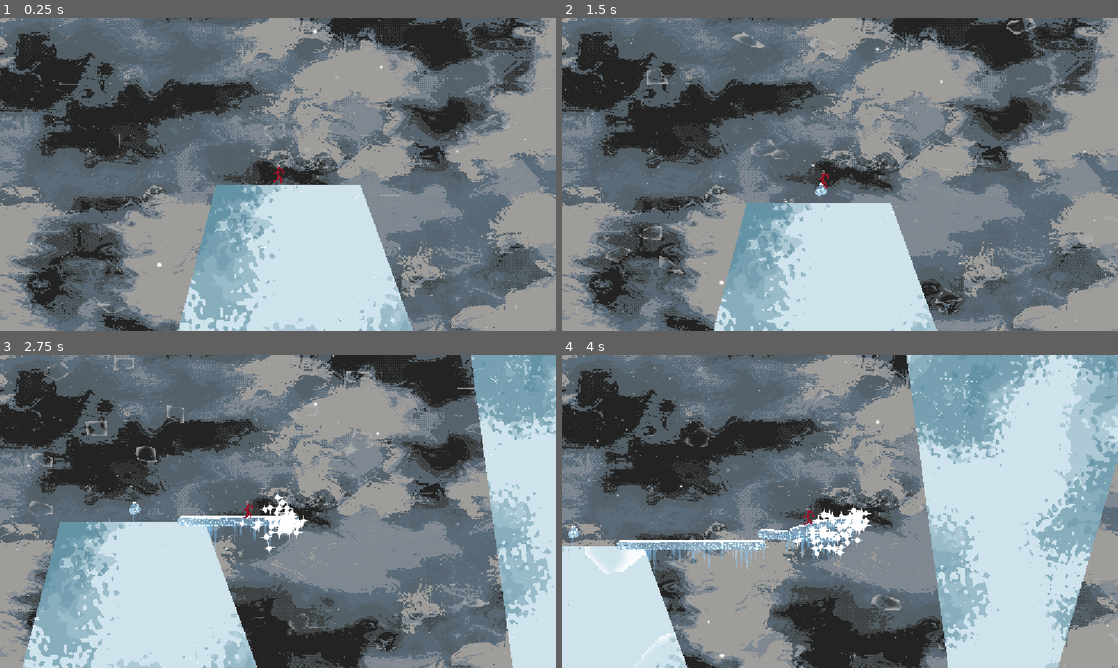
Above: before the commit, frames 1-4 (two rows, left to right).
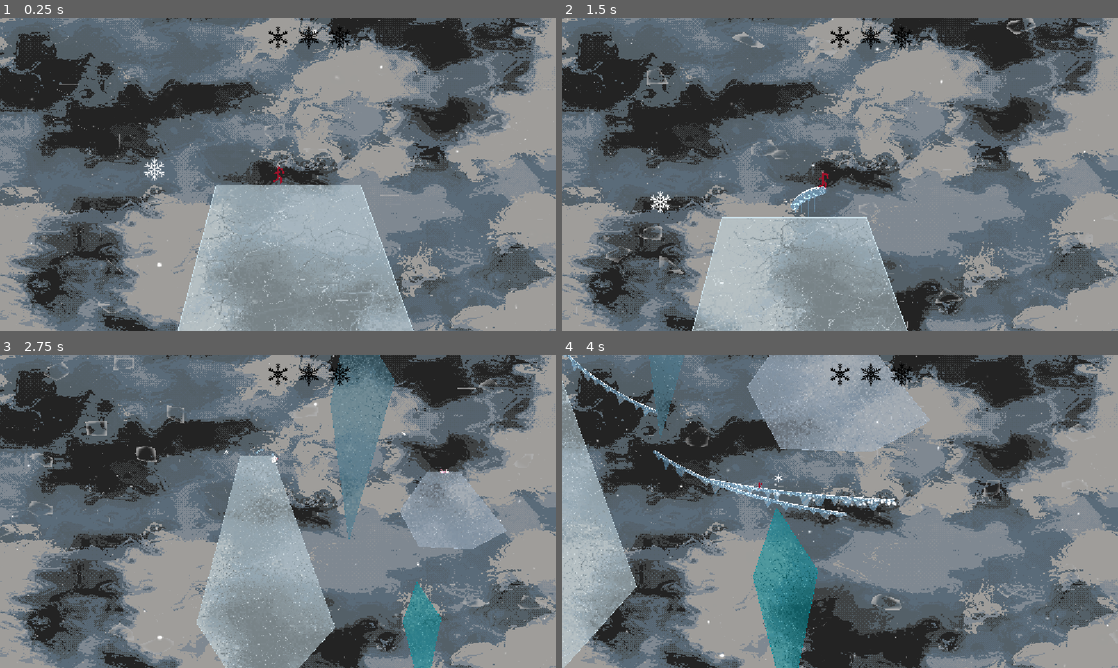
Above: after the commit, the same moments.

Repository: Zepeacedust/snow-game
Game: Godot game, scene res://levels/test_level.tscn
Two runs of this game, one before a commit and one after it. Both use one fixed random seed, a clock stepped at 60 frames per second and the inputs below. This scene is started directly instead of the project's main scene.
Inputs:
- Up to frame 1 (0.25 s): no input
- Up to frame 2 (1.5 s): hold Shift (bridge) 0.53-1.28 s; hold Right (right) from 0.53 s (still down); tap Space (jump) at 0.77 s; tap Shift (bridge) at 1.35 s
- Up to frame 3 (2.75 s): tap Space (jump) at 1.52 s; release Right (right) at 2.03 s; hold Left (left) from 2.03 s (still down); hold Shift (bridge) from 2.03 s (still down)
- Up to frame 4 (4 s): release Left (left) at 2.78 s; release Shift (bridge) at 2.78 s; hold Right (right) from 2.78 s (still down); tap Shift (bridge) at 2.85 s; tap Space (jump) at 3.02, 3.77 s; hold Shift (bridge) from 3.53 s (still down)

The runs differ from the first frame. In frame 1, 15% of the frame differs, in the area x 25-75%, y 2-100%; in frame 2, 15%; in frame 3, 44%; in frame 4, 54%, in the area x 0-100%, y 0-100%.

Commit message:
cOLLECTABLES

Diff:
--- /dev/null
+++ b/level objects/collectable.gd
@@ -0,0 +1,19 @@
+extends Sprite2D
+
+@export var holder : Sprite2D
+@export var speed : float
+var collected : bool = false
+
+func _ready() -> void:
+	holder.texture = texture
+
+func _process(_delta: float) -> void:
+	if collected:
+		holder.modulate = lerp(holder.modulate,Color(1.0, 1.0, 1.0, 1.0),speed)
+		holder.scale = lerp(holder.scale, Vector2.ONE *.9, speed)
+
+
+func _on_area_2d_body_shape_entered(_body_rid: RID, _body: Node2D, _body_shape_index: int, _local_shape_index: int) -> void:
+	if not collected:
+		collected = true
+		visible = false
--- /dev/null
+++ b/level objects/collectable.tscn
@@ -0,0 +1,25 @@
+[gd_scene format=3 uid="uid://ckf0m4a171j81"]
+
+[ext_resource type="Texture2D" uid="uid://1dc154we0kj2" path="res://snowflakes.png" id="1_f7y1q"]
+[ext_resource type="Script" uid="uid://clymawuee50a6" path="res://level objects/collectable.gd" id="2_f7y1q"]
+
+[sub_resource type="AtlasTexture" id="AtlasTexture_f7y1q"]
+atlas = ExtResource("1_f7y1q")
+region = Rect2(68, 165, 64, 70)
+
+[sub_resource type="CircleShape2D" id="CircleShape2D_b6rdv"]
+radius = 32.0
+
+[node name="Collectable" type="Sprite2D" unique_id=169161764]
+scale = Vector2(2, 2)
+texture = SubResource("AtlasTexture_f7y1q")
+region_rect = Rect2(468, 265, 64, 70)
+script = ExtResource("2_f7y1q")
+speed = 0.1
+
+[node name="Area2D" type="Area2D" parent="." unique_id=1752971952]
+
+[node name="CollisionShape2D" type="CollisionShape2D" parent="Area2D" unique_id=1177915264]
+shape = SubResource("CircleShape2D_b6rdv")
+
+[connection signal="body_shape_entered" from="Area2D" to="." method="_on_area_2d_body_shape_entered"]
--- a/level objects/platform.tscn
+++ b/level objects/platform.tscn
@@ -3,16 +3,27 @@
 [ext_resource type="Texture2D" uid="uid://bey2y2xpmve7w" path="res://new_gradient_texture_2d.tres" id="1_7bnq2"]
 [ext_resource type="Script" uid="uid://cwoa8022pfgq2" path="res://scripts/platform.gd" id="2_n5ny2"]
 
-[node name="Polygon2D" type="Polygon2D" unique_id=336819310 node_paths=PackedStringArray("colision_shape")]
-use_parent_material = true
+[node name="Polygon2D" type="Polygon2D" unique_id=336819310 node_paths=PackedStringArray("colision_shape", "visual_layers", "outline")]
+antialiased = true
 texture = ExtResource("1_7bnq2")
 polygon = PackedVector2Array(-32, -672, 864, -672, 2592, 4096, 416, 6528, -1248, 3968)
 uv = PackedVector2Array(376.43765, 123.66194, 477.30728, 123.66194, 671.84155, 660.4325, 426.87247, 934.2215, 239.54312, 646.0226)
 script = ExtResource("2_n5ny2")
 colision_shape = NodePath("StaticBody2D/CollisionPolygon2D")
+visual_layers = [NodePath("Polygon2D")]
+outline = NodePath("Line2D")
+
+[node name="Polygon2D" type="Polygon2D" parent="." unique_id=755992696]
+self_modulate = Color(1, 1, 1, 0.49803922)
+color = Color(0.7882353, 0.87058824, 0.9019608, 0.6745098)
+antialiased = true
 
 [node name="StaticBody2D" type="StaticBody2D" parent="." unique_id=1460128549]
 collision_layer = 3
 collision_mask = 3
 
 [node name="CollisionPolygon2D" type="CollisionPolygon2D" parent="StaticBody2D" unique_id=1692869528]
+
+[node name="Line2D" type="Line2D" parent="." unique_id=2055903619]
+closed = true
+width = 5.0
--- /dev/null
+++ b/levels/level.gd
@@ -0,0 +1,3 @@
+class_name Level extends Node2D
+
+@export var level_name : String
--- /dev/null
+++ b/levels/test_level.gdshader
@@ -0,0 +1,73 @@
+shader_type canvas_item;
+
+
+
+uniform float burst_progress : hint_range(0.0, 1.0) = 0.0; // animate 0 → 1
+
+uniform float spread_strength : hint_range(0.0, 2.0) = 1.0; // how far pixels fly out
+
+uniform float distortion_strength : hint_range(0.0, 0.2) = 0.05; // wavy distortion
+
+uniform float fade_start : hint_range(0.0, 1.0) = 0.7; // when to start fading alpha
+
+
+
+void fragment() {
+
+    // Center UVs
+
+    vec2 centered_uv = UV - vec2(0.5);
+
+
+
+    // Direction from center
+
+    vec2 dir = normalize(centered_uv);
+
+
+
+    // Distance from center
+
+    float dist = length(centered_uv);
+
+
+
+    // Push pixels outward over time
+
+    vec2 uv_outward = centered_uv + dir * burst_progress * spread_strength;
+
+
+
+    // Add distortion for energy-like wobble
+
+    uv_outward += distortion_strength * vec2(
+
+        sin(dist * 20.0 - TIME * 10.0),
+
+        cos(dist * 20.0 - TIME * 8.0)
+
+    ) * burst_progress;
+
+
+
+    // Return to standard UV space
+
+    vec2 final_uv = uv_outward + vec2(0.5);
+
+
+
+    // Sample texture
+
+    vec4 tex = texture(TEXTURE, final_uv);
+
+
+
+    // Fade out towards the end
+
+    float alpha_factor = 1.0 - smoothstep(fade_start, 1.0, burst_progress);
+
+    tex.a *= alpha_factor;
+
+    COLOR = tex;
+
+}
--- a/levels/test_level.tscn
+++ b/levels/test_level.tscn
@@ -1,104 +1,249 @@
 [gd_scene format=3 uid="uid://cnav3ac88eoxd"]
 
-[ext_resource type="PackedScene" uid="uid://cspn34sa5rr4k" path="res://scenes/background.tscn" id="1_f7g2b"]
-[ext_resource type="PackedScene" uid="uid://onunoh2nkyhv" path="res://scenes/camera_2d.tscn" id="2_4ptq8"]
-[ext_resource type="PackedScene" uid="uid://dhtom2qf7sluv" path="res://scenes/player.tscn" id="3_sb12i"]
-[ext_resource type="PackedScene" uid="uid://bnhy4urh4ncg5" path="res://level objects/goal.tscn" id="4_4ptq8"]
-[ext_resource type="PackedScene" uid="uid://cfn8aidci05vt" path="res://level objects/platform.tscn" id="4_lnbra"]
-[ext_resource type="Shader" uid="uid://b1muflmhbmsu3" path="res://Shaders/Background.gdshader" id="4_sb12i"]
-[ext_resource type="Texture2D" uid="uid://h6meig4770p8" path="res://Shaders/background noise/star_cell_noise.tres" id="9_b7ax5"]
-[ext_resource type="Texture2D" uid="uid://3fjnov116rct" path="res://Shaders/background noise/star_noise.tres" id="10_4bgwg"]
-
-[sub_resource type="FastNoiseLite" id="FastNoiseLite_lnbra"]
-noise_type = 3
-seed = -10
-frequency = 0.0057
-fractal_type = 2
-fractal_octaves = 2
-fractal_weighted_strength = 0.5
-fractal_ping_pong_strength = 2.455
-cellular_distance_function = 3
-cellular_return_type = 3
-domain_warp_enabled = true
-domain_warp_type = 2
-domain_warp_fractal_type = 2
-domain_warp_fractal_octaves = 10
-
-[sub_resource type="NoiseTexture2D" id="NoiseTexture2D_6emce"]
-noise = SubResource("FastNoiseLite_lnbra")
-
-[sub_resource type="Gradient" id="Gradient_7fqlb"]
-colors = PackedColorArray(0.2627451, 0.47843137, 0.5647059, 1, 0.8117647, 0.89411765, 0.92941177, 1)
-
-[sub_resource type="GradientTexture2D" id="GradientTexture2D_6h8un"]
-gradient = SubResource("Gradient_7fqlb")
-
-[sub_resource type="FastNoiseLite" id="FastNoiseLite_lowby"]
-noise_type = 2
-frequency = 0.3551
-fractal_octaves = 10
-cellular_distance_function = 2
-cellular_return_type = 5
-
-[sub_resource type="NoiseTexture2D" id="NoiseTexture2D_58smv"]
-noise = SubResource("FastNoiseLite_lowby")
-
-[sub_resource type="FastNoiseLite" id="FastNoiseLite_a25ih"]
-noise_type = 2
-frequency = 0.011
-fractal_type = 3
-fractal_octaves = 2
-cellular_distance_function = 2
-cellular_jitter = 2.985
-domain_warp_enabled = true
-domain_warp_frequency = -0.25
-domain_warp_fractal_type = 2
-domain_warp_fractal_octaves = 1
-
-[sub_resource type="NoiseTexture2D" id="NoiseTexture2D_38et7"]
-noise = SubResource("FastNoiseLite_a25ih")
+[ext_resource type="Script" uid="uid://djq2qipyrgr6g" path="res://levels/level.gd" id="1_e7anx"]
+[ext_resource type="PackedScene" uid="uid://cfn8aidci05vt" path="res://level objects/platform.tscn" id="1_o6mel"]
+[ext_resource type="PackedScene" uid="uid://cspn34sa5rr4k" path="res://scenes/background.tscn" id="2_e7anx"]
+[ext_resource type="PackedScene" uid="uid://onunoh2nkyhv" path="res://scenes/camera_2d.tscn" id="3_ur00s"]
+[ext_resource type="PackedScene" uid="uid://dhtom2qf7sluv" path="res://scenes/player.tscn" id="4_wndkh"]
+[ext_resource type="PackedScene" uid="uid://bnhy4urh4ncg5" path="res://level objects/goal.tscn" id="5_ly3hx"]
+[ext_resource type="PackedScene" uid="uid://ckf0m4a171j81" path="res://level objects/collectable.tscn" id="7_ur00s"]
+[ext_resource type="Texture2D" uid="uid://1dc154we0kj2" path="res://snowflakes.png" id="8_wndkh"]
+[ext_resource type="Texture2D" uid="uid://du7lauir4ku3a" path="res://snowflakes.tres" id="9_ly3hx"]
+
+[sub_resource type="Shader" id="Shader_4n8tn"]
+code = "shader_type canvas_item;
+
+// Crack generation
+uniform float crack_depth : hint_range(0.0, 10.0) = 2.236;
+uniform float crack_scale : hint_range(1.0, 100.0) = 4.0;
+uniform float crack_zebra_scale : hint_range(0.0, 10.0) = 2.67;
+uniform float crack_zebra_amp : hint_range(0.0, 10.0) = 1.3;
+uniform float crack_profile : hint_range(0.0, 10.0) = 1.0;
+uniform float crack_slope : hint_range(0.0, 50.0) = 45.8;
+uniform float crack_width : hint_range(0.0, 1.0) = 0.001;
+
+const vec4 background_color = vec4(0.0, 0.0, 0.0, 0.0);
+const vec4 crack_color = vec4(0.0, 0.0, 0.0, 1.0);
+
+// Glass effect
+uniform vec2 refraction_offset = vec2(25.0,25.0);
+uniform vec2 reflection_offset = vec2(1.0,1.0);
+uniform vec4 reflection_color : source_color = vec4(0.588,0.588,0.588,0.5);
+
+uniform sampler2D SCREEN_TEXTURE : hint_screen_texture, filter_linear_mipmap;
+
+
+
+vec2 hash(vec2 p) {
+    p = vec2(dot(p, vec2(127.1, 311.7)), dot(p, vec2(269.5, 183.3)));
+    return fract(sin(p) * 43758.5453123);
+}
+
+float noise(vec2 p) {
+    vec2 i = floor(p);
+    vec2 f = fract(p);
+    f = f * f * (3.0 - 2.0 * f);
+    return mix(mix(dot(hash(i + vec2(0.0, 0.0)), f - vec2(0.0, 0.0)),
+                   dot(hash(i + vec2(1.0, 0.0)), f - vec2(1.0, 0.0)), f.x),
+               mix(dot(hash(i + vec2(0.0, 1.0)), f - vec2(0.0, 1.0)),
+                   dot(hash(i + vec2(1.0, 1.0)), f - vec2(1.0, 1.0)), f.x), f.y);
+}
+
+vec3 voronoi(vec2 u) {
+    vec2 p = floor(u);
+    vec2 f = fract(u);
+    float res = 8.0;
+    vec2 b = vec2(0.0);
+    for (int j = -1; j <= 1; j++) {
+        for (int i = -1; i <= 1; i++) {
+            vec2 g = vec2(float(i), float(j));
+            vec2 o = hash(p + g);
+            vec2 r = g - f + o;
+            float d = dot(r, r);
+            if (d < res) {
+                res = d;
+                b = r;
+            }
+        }
+    }
+    return vec3(sqrt(res), b);
+}
+
+vec3 voronoiB(vec2 u) {
+    vec2 p = floor(u);
+    vec2 f = fract(u);
+    float res = 8.0;
+    vec2 C = vec2(0.0);
+    vec2 P = vec2(0.0);
+    for (int j = -1; j <= 1; j++) {
+        for (int i = -1; i <= 1; i++) {
+            vec2 g = vec2(float(i), float(j));
+            vec2 o = hash(p + g);
+            vec2 r = g - f + o;
+            float d = dot(r, r);
+            if (d < res) {
+                res = d;
+                C = g;
+                P = r;
+            }
+        }
+    }
+    res = 8.0;
+    for (int j = -2; j <= 2; j++) {
+        for (int i = -2; i <= 2; i++) {
+            vec2 g = C + vec2(float(i), float(j));
+            vec2 o = hash(p + g);
+            vec2 r = g - f + o;
+            if (dot(P - r, P - r) > 1e-5) {
+                res = min(res, 0.5 * dot((P + r), normalize(r - P)));
+            }
+        }
+    }
+    return vec3(res, P + f);
+}
+
+float fbm(vec2 n) {
+    float total = 0.0, amp = 1.0;
+    for (int i = 0; i < 7; i++) {
+        total += noise(n) * amp;
+        n += n;
+        amp *= 0.5;
+    }
+    return total;
+}
+
+vec4 generate_cracks(vec2 uv) {
+	vec2 U = uv * crack_scale;
+    vec2 I = floor(U / 2.0);
+    bool vert = mod(I.x + I.y, 2.0) == 0.0;
+    vec3 H0;
+    vec4 color = background_color;
+    for (float i = 0.0; i < crack_depth; i++) {
+        vec2 V = U;
+        vec2 D = vec2(crack_zebra_amp * fbm(U / crack_zebra_scale) * crack_zebra_scale);
+        vec3 H = voronoiB(V + D);
+        float d = H.x;
+        d = min(1.0, crack_slope * pow(max(0.0, d - crack_width), crack_profile));
+        color += vec4(1.0 - d) / exp2(i);
+        U *= 1.5;
+    }
+    color *= crack_color;
+
+	return color;
+}
+
+
+void fragment() {
+	COLOR =  generate_cracks(UV);
+	vec4 orig_color = COLOR;
+	vec4 adjacent_color = generate_cracks(UV + TEXTURE_PIXEL_SIZE * reflection_offset);
+	if (adjacent_color.a >= 1.0) {
+		COLOR = reflection_color;
+	} else {
+		COLOR = texture(SCREEN_TEXTURE, SCREEN_UV + COLOR.a*(SCREEN_PIXEL_SIZE * refraction_offset));
+	}
+}
+"
 
 [sub_resource type="ShaderMaterial" id="ShaderMaterial_1xymn"]
-shader = ExtResource("4_sb12i")
-shader_parameter/clouds = SubResource("NoiseTexture2D_6emce")
-shader_parameter/dither_areas = SubResource("NoiseTexture2D_58smv")
-shader_parameter/rifts = SubResource("NoiseTexture2D_38et7")
-shader_parameter/stars = ExtResource("10_4bgwg")
-shader_parameter/star_cells = ExtResource("9_b7ax5")
-shader_parameter/color_ramp = SubResource("GradientTexture2D_6h8un")
-shader_parameter/steps = 8.0
-shader_parameter/edge_size = 0.01
+shader = SubResource("Shader_4n8tn")
+shader_parameter/crack_depth = 10.0
+shader_parameter/crack_scale = 30.0000013775
+shader_parameter/crack_zebra_scale = 2.67
+shader_parameter/crack_zebra_amp = 1.3
+shader_parameter/crack_profile = 0.9170000435575
+shader_parameter/crack_slope = 50.0
+shader_parameter/crack_width = 0.0050000002375
+shader_parameter/refraction_offset = Vector2(40, 50)
+shader_parameter/reflection_offset = Vector2(30, -10)
+shader_parameter/reflection_color = Color(1, 1, 1, 0.5019608)
+
+[sub_resource type="AtlasTexture" id="AtlasTexture_4n8tn"]
+atlas = ExtResource("8_wndkh")
+region = Rect2(69, 365, 62, 70)
+
+[sub_resource type="AtlasTexture" id="AtlasTexture_ly3hx"]
+atlas = ExtResource("8_wndkh")
+region = Rect2(68, 165, 64, 70)
+
+[sub_resource type="AtlasTexture" id="AtlasTexture_wkb0e"]
+atlas = ExtResource("8_wndkh")
+region = Rect2(569, 265, 62, 70)
 
 [node name="TestLevel" type="Node2D" unique_id=1669989023]
+script = ExtResource("1_e7anx")
 
 [node name="Platforms" type="Node2D" parent="." unique_id=1907917136]
 material = SubResource("ShaderMaterial_1xymn")
 
-[node name="Polygon2D" parent="Platforms" unique_id=336819310 instance=ExtResource("4_lnbra")]
+[node name="Polygon2D" parent="Platforms" unique_id=336819310 instance=ExtResource("1_o6mel")]
 position = Vector2(-256, 800)
-
-[node name="Polygon2D2" parent="Platforms" unique_id=160589985 instance=ExtResource("4_lnbra")]
+color = Color(0.8117647, 0.89411765, 0.92941177, 1)
+uv = PackedVector2Array(743.99994, 8, 832.00006, 152, 570.4386, 906.4701, 7.969567, 989.0524, 70.97986, 460.8987)
+
+[node name="Polygon2D2" parent="Platforms" unique_id=160589985 instance=ExtResource("1_o6mel")]
 position = Vector2(2304, -4032)
+color = Color(0.2627451, 0.47843137, 0.5647059, 1)
 polygon = PackedVector2Array(448, 32, 1696, 2080, 416, 6528, -96, 2720)
 uv = PackedVector2Array(678.9678, 41.337006, 696.80774, 393.4259, 219.83655, 878.61487, 420.38913, 350.62112)
 
-[node name="Polygon2D3" parent="Platforms" unique_id=841653545 instance=ExtResource("4_lnbra")]
+[node name="Polygon2D3" parent="Platforms" unique_id=841653545 instance=ExtResource("1_o6mel")]
 position = Vector2(4928, 1248)
+color = Color(0.6666667, 0.73333335, 0.8039216, 1)
 polygon = PackedVector2Array(-32, -672, 864, -672, 2176, 960, 1216, 1472, -256, 1408, -800, 416)
 uv = PackedVector2Array(432.45532, 287.87436, 585.3268, 287.87436, 809.1743, 566.31885, 645.3834, 653.67395, 394.23746, 642.7545, 301.42264, 473.504)
 
-[node name="Polygon2D4" parent="Platforms" unique_id=773163945 instance=ExtResource("4_lnbra")]
+[node name="Polygon2D4" parent="Platforms" unique_id=773163945 instance=ExtResource("1_o6mel")]
 position = Vector2(3968, 3168)
+color = Color(0, 0.58431375, 0.63529414, 1)
 polygon = PackedVector2Array(640, 448, 1312, 1472, 832, 3840, 256, 1568)
 uv = PackedVector2Array(526.7771, 292.28296, 595.7082, 474.45804, 393.83853, 725.5642, 339.67834, 523.6945)
 
-[node name="CanvasLayer" parent="." unique_id=994522193 instance=ExtResource("1_f7g2b")]
-
-[node name="Camera2D" parent="." unique_id=198332219 node_paths=PackedStringArray("target") instance=ExtResource("2_4ptq8")]
+[node name="Background" parent="." unique_id=994522193 instance=ExtResource("2_e7anx")]
+
+[node name="Camera2D" parent="." unique_id=198332219 node_paths=PackedStringArray("target") instance=ExtResource("3_ur00s")]
 target = NodePath("../CharacterBody2D")
-
-[node name="CharacterBody2D" parent="." unique_id=487467837 instance=ExtResource("3_sb12i")]
+SCALE_FACTOR = 3.0
+
+[node name="CharacterBody2D" parent="." unique_id=487467837 instance=ExtResource("4_wndkh")]
 position = Vector2(96, 64)
 
-[node name="Goal" parent="." unique_id=1904425614 instance=ExtResource("4_4ptq8")]
+[node name="Goal" parent="." unique_id=1904425614 instance=ExtResource("5_ly3hx")]
 position = Vector2(5376, 576)
+
+[node name="Timer" type="Timer" parent="." unique_id=282463720]
+
+[node name="SnowflakeDisplay" type="CanvasLayer" parent="." unique_id=359266053]
+
+[node name="Sprite2D" type="Sprite2D" parent="SnowflakeDisplay" unique_id=1219358869]
+modulate = Color(0, 0, 0, 1)
+position = Vector2(640, 40)
+scale = Vector2(0.7, 0.7)
+texture = ExtResource("9_ly3hx")
+
+[node name="Sprite2D2" type="Sprite2D" parent="SnowflakeDisplay" unique_id=704026076]
+modulate = Color(0, 0, 0, 1)
+position = Vector2(704, 40)
+scale = Vector2(0.7, 0.7)
+texture = ExtResource("9_ly3hx")
+
+[node name="Sprite2D3" type="Sprite2D" parent="SnowflakeDisplay" unique_id=1237023390]
+modulate = Color(0, 0, 0, 1)
+position = Vector2(576, 40)
+scale = Vector2(0.7, 0.7)
+texture = ExtResource("9_ly3hx")
+
+[node name="Collectable2" parent="." unique_id=676469921 node_paths=PackedStringArray("holder") instance=ExtResource("7_ur00s")]
+position = Vector2(4640, 3136)
+texture = SubResource("AtlasTexture_4n8tn")
+holder = NodePath("../SnowflakeDisplay/Sprite2D")
+
+[node name="Collectable" parent="." unique_id=169161764 node_paths=PackedStringArray("holder") instance=ExtResource("7_ur00s")]
+position = Vector2(-672, 32)
+texture = SubResource("AtlasTexture_ly3hx")
+holder = NodePath("../SnowflakeDisplay/Sprite2D2")
+
+[node name="Collectable3" parent="." unique_id=25041559 node_paths=PackedStringArray("holder") instance=ExtResource("7_ur00s")]
+position = Vector2(4256, -480)
+texture = SubResource("AtlasTexture_wkb0e")
+holder = NodePath("../SnowflakeDisplay/Sprite2D3")
--- a/scenes/player.tscn
+++ b/scenes/player.tscn
@@ -1,8 +1,8 @@
 [gd_scene format=3 uid="uid://dhtom2qf7sluv"]
 
 [ext_resource type="Script" uid="uid://ddfo501i36jct" path="res://scripts/player_movement.gd" id="1_onrkg"]
+[ext_resource type="Texture2D" uid="uid://caqd0qvcdgi0d" path="res://kenney_particle-pack/PNG (Transparent)/circle_05.png" id="2_qlg0r"]
 [ext_resource type="PackedScene" uid="uid://bnmqrdq5uasna" path="res://player_sprites/player_line.tscn" id="3_hqtel"]
-[ext_resource type="Texture2D" uid="uid://b028twghgn7rb" path="res://kenney_particle-pack/PNG (Transparent)/star_06.png" id="3_i3pqv"]
 [ext_resource type="Texture2D" uid="uid://bp0gj5qyc2rsv" path="res://kenney_particle-pack/PNG (Transparent)/light_03.png" id="4_hqtel"]
 [ext_resource type="Script" uid="uid://bevsddduh0kgh" path="res://scripts/player_kinematics.gd" id="4_sweqy"]
 
@@ -13,6 +13,9 @@
 
 [sub_resource type="CircleShape2D" id="CircleShape2D_l7ksm"]
 radius = 65.0
+
+[sub_resource type="Gradient" id="Gradient_tuyoq"]
+colors = PackedColorArray(1, 1, 1, 1, 1, 1, 1, 0)
 
 [sub_resource type="Animation" id="Animation_hqtel"]
 resource_name = "walk"
@@ -27,6 +30,7 @@
 FOOT_SIZE = 65.0
 SPEED = 600.0
 AIR_PIVOT = SubResource("Curve_i3pqv")
+DETATCH_BOOST = 100.0
 meter_depletion = 0.4
 
 [node name="CollisionShape2D" type="CollisionShape2D" parent="." unique_id=1307537146]
@@ -36,7 +40,8 @@
 visible = false
 z_index = 2
 amount = 64
-texture = ExtResource("3_i3pqv")
+texture = ExtResource("2_qlg0r")
+lifetime = 1.66
 speed_scale = 5.0
 randomness = 1.0
 lifetime_randomness = 0.3
@@ -50,7 +55,8 @@
 angular_velocity_max = 10.0
 scale_amount_min = 0.0
 scale_amount_max = 0.2
-color = Color(6.1466823, 6.1466823, 6.1466823, 1)
+color = Color(1.4954206, 1.4954206, 1.4954206, 1)
+color_ramp = SubResource("Gradient_tuyoq")
 
 [node name="Node2D" type="Node2D" parent="." unique_id=460232876]
 modulate = Color(0.6392157, 0.13725491, 0.25882354, 1)
@@ -74,13 +80,13 @@
 
 [node name="Hand1Line" parent="Node2D" unique_id=544836181 node_paths=PackedStringArray("things") instance=ExtResource("3_hqtel")]
 position = Vector2(8, -33)
-points = PackedVector2Array(-7.706345, -6.9989243, -7.706345, -6.9989243, 18.723448, -1.479393, 23.999977, 24.99998)
+points = PackedVector2Array(-7.706345, -6.9989243, -7.706345, -6.9989243, 18.723423, -1.4794006, 23.99995, 24.999949)
 default_color = Color(0.9647059, 0.52156866, 0.627451, 1)
 things = [NodePath("../../PlayerSkeleton/Hip/Chest"), NodePath("../../PlayerSkeleton/Hip/Chest/Arm1"), NodePath("../../PlayerSkeleton/Hip/Chest/Arm1/Hand1"), NodePath("../../PlayerSkeleton/Hip/Chest/Arm1/Hand1/Bone2D")]
 
 [node name="Hand2Line" parent="Node2D" unique_id=1400154858 node_paths=PackedStringArray("things") instance=ExtResource("3_hqtel")]
 position = Vector2(-1.142334, -37.486237)
-points = PackedVector2Array(1.4359888, -2.5126877, 1.4359888, -2.5126877, 6.360163, 24.03447, -19.857656, 30.486212)
+points = PackedVector2Array(1.4359888, -2.5126877, 1.4359888, -2.5126877, 6.3601613, 24.034441, -19.857634, 30.48617)
 default_color = Color(0.9647059, 0.52156866, 0.627451, 1)
 things = [NodePath("../../PlayerSkeleton/Hip/Chest"), NodePath("../../PlayerSkeleton/Hip/Chest/Arm2"), NodePath("../../PlayerSkeleton/Hip/Chest/Arm2/Hand2"), NodePath("../../PlayerSkeleton/Hip/Chest/Arm2/Hand2/Bone2D")]
 
@@ -96,7 +102,7 @@
 
 [node name="Arm1" type="Bone2D" parent="PlayerSkeleton/Hip/Chest" unique_id=2103436021 node_paths=PackedStringArray("kinematicChain", "kinematicTarget")]
 rotation = -2.9430556
-scale = Vector2(0.99999934, 0.99999934)
+scale = Vector2(0.99999845, 0.99999845)
 rest = Transform2D(1, 0, 0, 1, 0, 0)
 script = ExtResource("4_sweqy")
 kinematicChain = [NodePath("."), NodePath("Hand1"), NodePath("Hand1/Bone2D")]
@@ -104,7 +110,7 @@
 
 [node name="Hand1" type="Bone2D" parent="PlayerSkeleton/Hip/Chest/Arm1" unique_id=1812180619]
 position = Vector2(-27, 0)
-rotation = 1.1682249
+rotation = 1.1682248
 scale = Vector2(0.99999994, 0.99999994)
 rest = Transform2D(1, 0, 0, 1, -27, 0)
 auto_calculate_length_and_angle = false
@@ -114,12 +120,12 @@
 [node name="Bone2D" type="Bone2D" parent="PlayerSkeleton/Hip/Chest/Arm1/Hand1" unique_id=1528585176]
 position = Vector2(-27, 0)
 rotation = 0.24614133
-scale = Vector2(0.99999976, 0.99999976)
+scale = Vector2(0.9999997, 0.9999997)
 rest = Transform2D(1, 0, 0, 1, -27, 0)
 
 [node name="Arm2" type="Bone2D" parent="PlayerSkeleton/Hip/Chest" unique_id=1421831911 node_paths=PackedStringArray("kinematicChain", "kinematicTarget")]
-rotation = 1.3800515
-scale = Vector2(0.99999934, 0.99999934)
+rotation = 1.3800514
+scale = Vector2(0.99999833, 0.99999833)
 rest = Transform2D(1, 0, 0, 1, 0, 0)
 script = ExtResource("4_sweqy")
 kinematicChain = [NodePath("."), NodePath("Hand2"), NodePath("Hand2/Bone2D")]
@@ -127,7 +133,7 @@
 
 [node name="Hand2" type="Bone2D" parent="PlayerSkeleton/Hip/Chest/Arm2" unique_id=1255334076]
 position = Vector2(27, 0)
-rotation = 1.5129117
+rotation = 1.512912
 rest = Transform2D(1, 0, 0, 1, 27, 0)
 auto_calculate_length_and_angle = false
 length = 24.974
@@ -186,7 +192,7 @@
 [node name="Bone2D" type="Bone2D" parent="PlayerSkeleton/Hip/Leg2/Foot2" unique_id=1842496190]
 position = Vector2(0, 30)
 rotation = -0.12080071
-scale = Vector2(0.9999998, 0.9999998)
+scale = Vector2(0.99999976, 0.99999976)
 rest = Transform2D(1, 0, 0, 1, 0, 30)
 
 [node name="Hand1Target" type="Marker2D" parent="PlayerSkeleton" unique_id=366929813]
--- a/scripts/platform.gd
+++ b/scripts/platform.gd
@@ -1,6 +1,15 @@
 extends Polygon2D
 
 @export var colision_shape :CollisionPolygon2D
+@export var visual_layers : Array[Polygon2D]
+@export var outline : Line2D
 
 func _ready() -> void:
+	use_parent_material = true
 	colision_shape.polygon = polygon
+	for layer in visual_layers:
+		layer.color = color
+		layer.polygon = polygon
+		layer.uv = uv
+	outline.points = polygon
+	outline.default_color = color
--- a/scripts/player_movement.gd
+++ b/scripts/player_movement.gd
@@ -10,6 +10,7 @@
 @export var ACCEL_CURVE : Curve
 @export var AIR_PIVOT : Curve
 @export var BRIDGE_BOOST : float
+@export var DETATCH_BOOST : float
 
 @export_category("Bridge Attributes")
 @export var max_meter : float = 100
@@ -61,6 +62,7 @@
 		return
 	if bridge_index >= bridge_attatched.curve.point_count - 1:
 		bridge_attatched = null
+		velocity += velocity.normalized() * DETATCH_BOOST
 		print("detatch")
 		return
 	# Slightly mad on-bridge movement
--- /dev/null
+++ b/snowflakes.tres
@@ -0,0 +1,7 @@
+[gd_resource type="AtlasTexture" format=3 uid="uid://du7lauir4ku3a"]
+
+[ext_resource type="Texture2D" uid="uid://1dc154we0kj2" path="res://snowflakes.png" id="1_aix4g"]
+
+[resource]
+atlas = ExtResource("1_aix4g")
+region = Rect2(68, 165, 64, 70)
Not shown, added: level objects/collectable.gd.uid
Not shown, added: levels/level.gd.uid
Not shown, added: levels/test_level.gdshader.uid
Binary file added: snowflakes.png
Not shown, added: snowflakes.png.import
